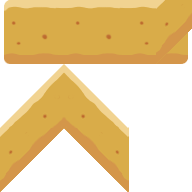
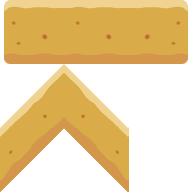
Before/after of a 192x192 layered artwork. What changed in the layer stack:
added layer "Layer 1" above "Layer 3 copy" over left=132, top=0, right=188, bottom=64
painted on "Layer 3 copy" over left=132, top=0, right=192, bottom=64
